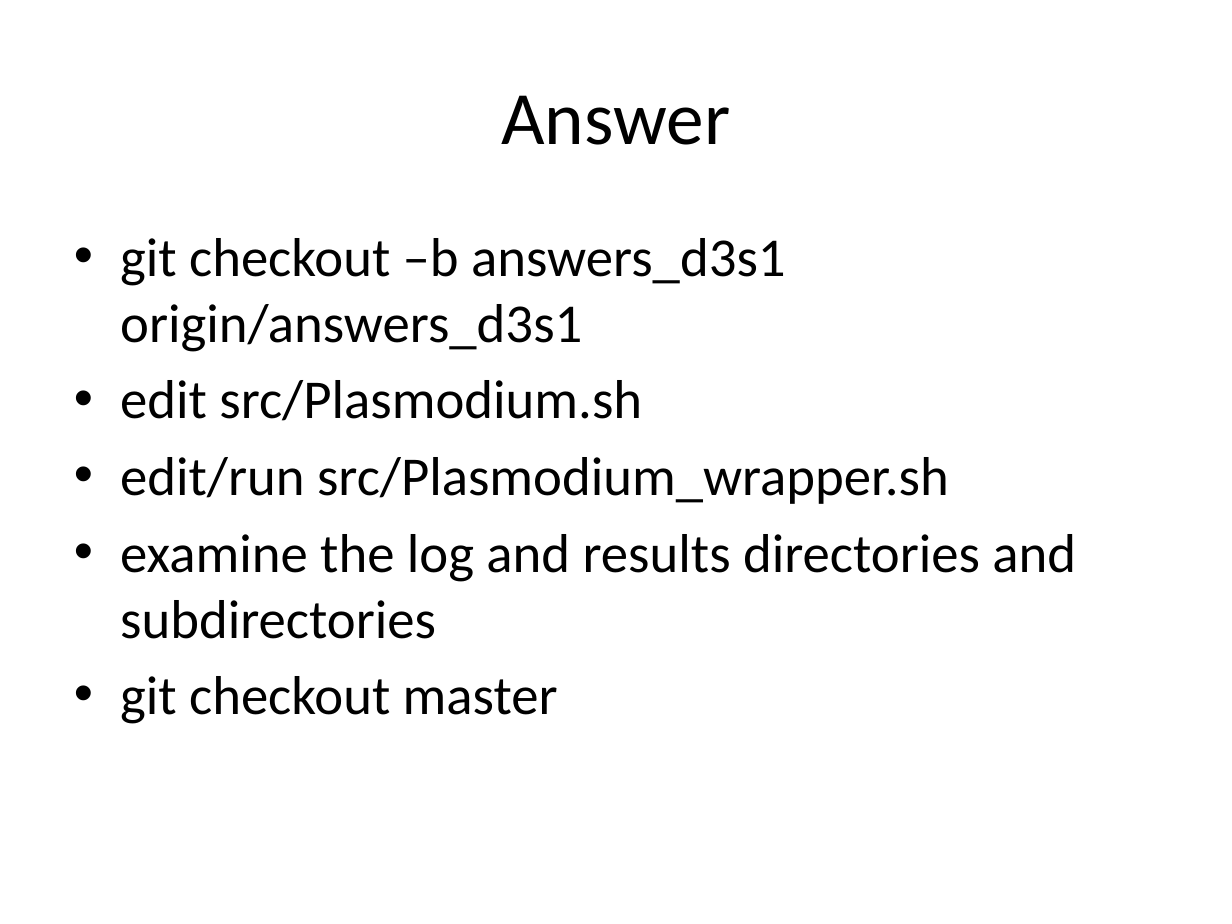
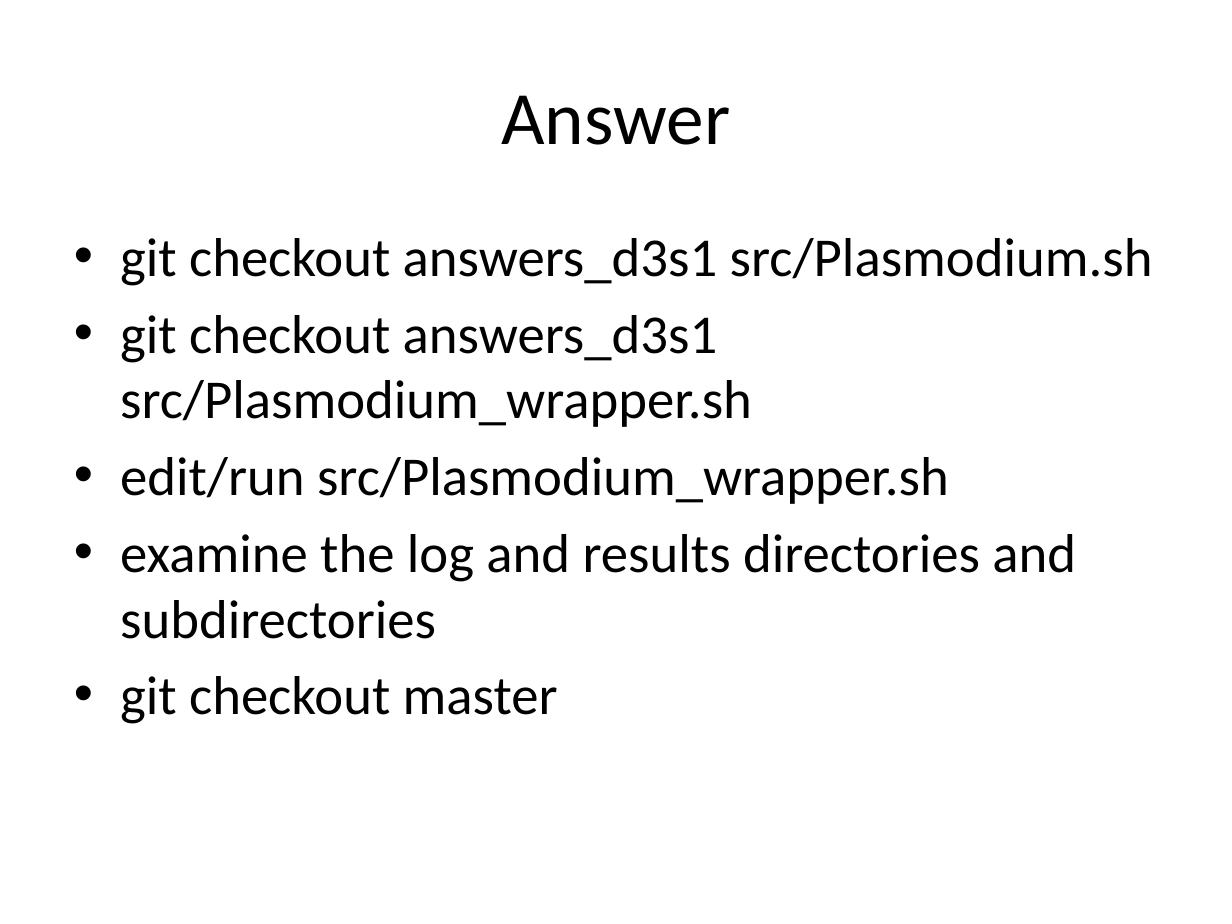
Before and after one commit to rvosa/ngs-workflows, a slide deck: slide 8 of doc/slides/day3/session1/Workflows.pptx. Drawn at 1232x924 pixels with LibreOffice and Linux fonts; fonts in the diff are those of the drawing. Boxes give left, top, right and bottom in pixels: in the first picture for what was removed or moved away, otherwise in the second. Text is boxed around its words. In the diff, an @@ line names an element or a change of style, - is before the commit and + after.

Commit message:
changed exercise just a bit

```diff
--- a/doc/slides/day3/session1/Workflows.pptx
+++ b/doc/slides/day3/session1/Workflows.pptx
@@ text at (x1=120, y1=238, x2=1153, y2=427): text changed @@
-• git checkout –b answers_d3s1 origin/answers_d3s1
-• edit src/Plasmodium.sh
+• git checkout answers_d3s1 src/Plasmodium.sh
+• git checkout answers_d3s1 src/Plasmodium_wrapper.sh
```
